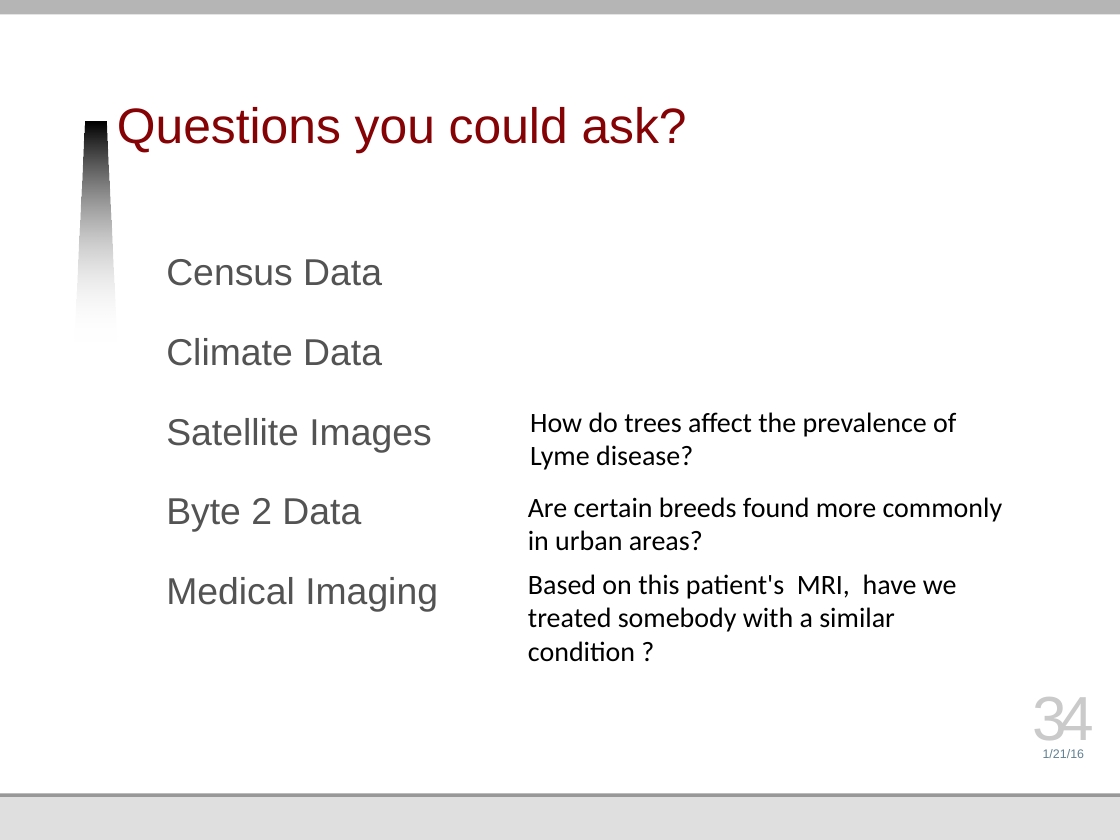
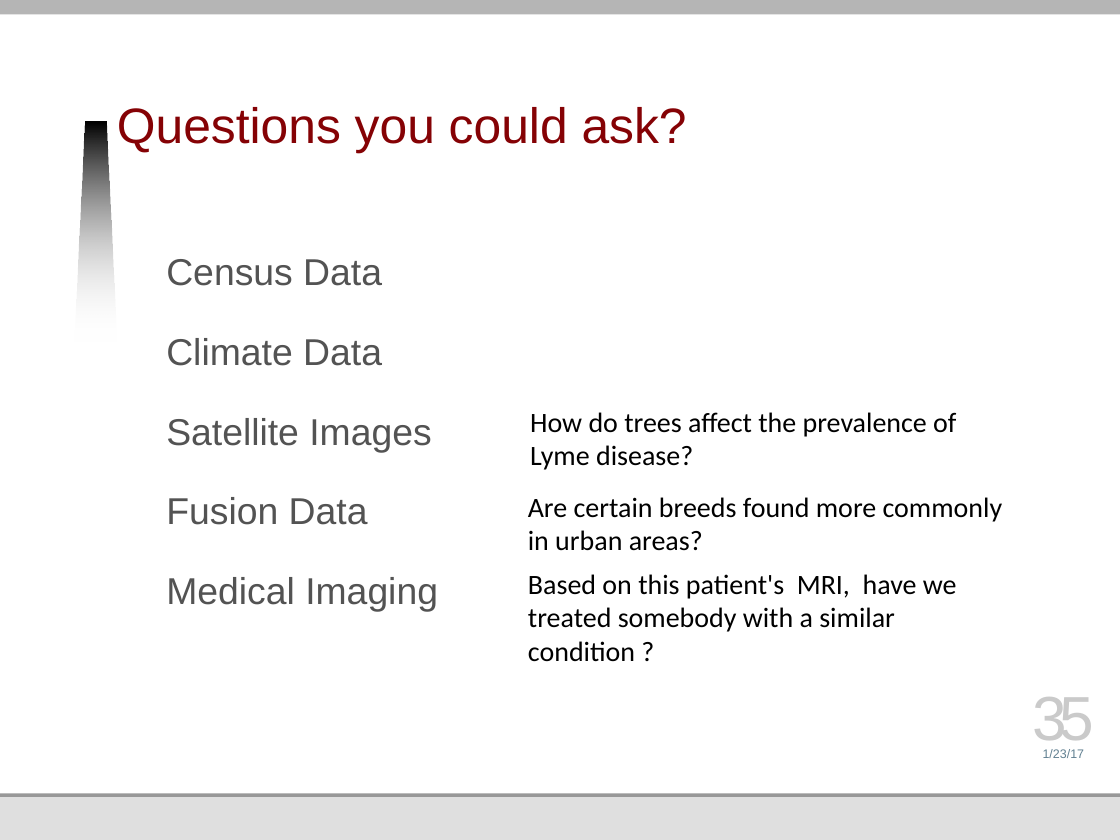
Before and after one commit to jmankoff/data, a slide deck: slide 35 of Lectures/3 Data Storage.pptx (slide 34 before the commit). Drawn at 1120x840 pixels with LibreOffice and Linux fonts; fonts in the diff are those of the drawing; background and template pictures are left out. Boxes give left, top, right and bottom in pixels: in the first picture for what was removed or moved away, otherwise in the second. Text is boxed around its words. In the diff, an @@ line names an element or a change of style, - is before the commit and + after.

```diff
--- a/Lectures/3 Data Storage.pptx
+++ b/Lectures/3 Data Storage.pptx
@@ text at bbox=[166, 497, 368, 525]: text changed @@
-  Byte 2 Data
+  Fusion Data
@@ page number at bbox=[1033, 697, 1094, 752]: text changed @@
-34
+35
@@ text at bbox=[1043, 749, 1085, 758]: text changed @@
-1/21/16
+1/23/17
```
Also in this commit, not shown: 34 other slides changed, 2 slides added.
